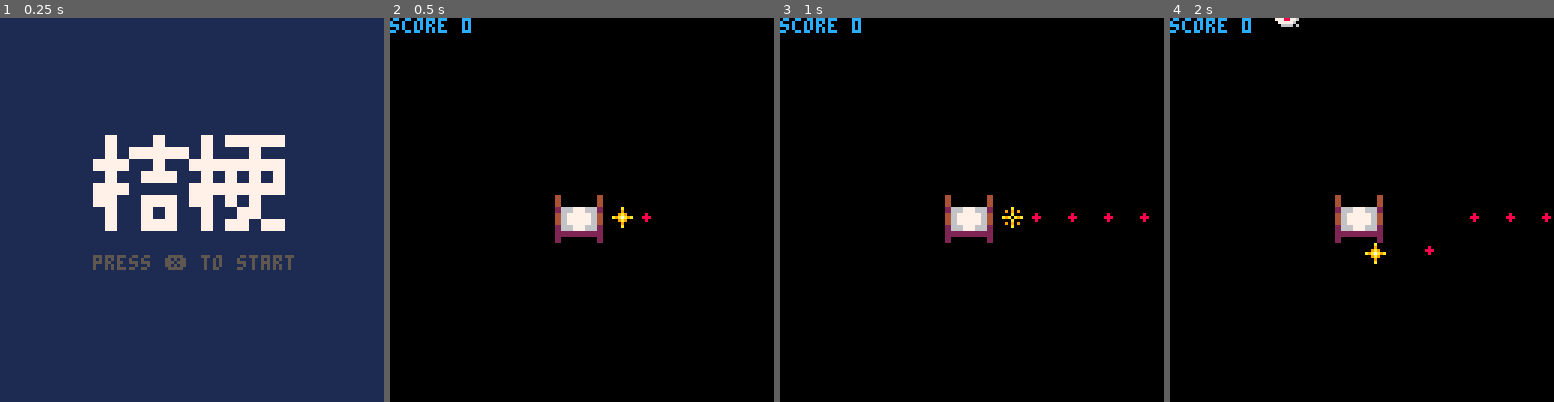
Above: before the commit, frames 1-4 (left to right).
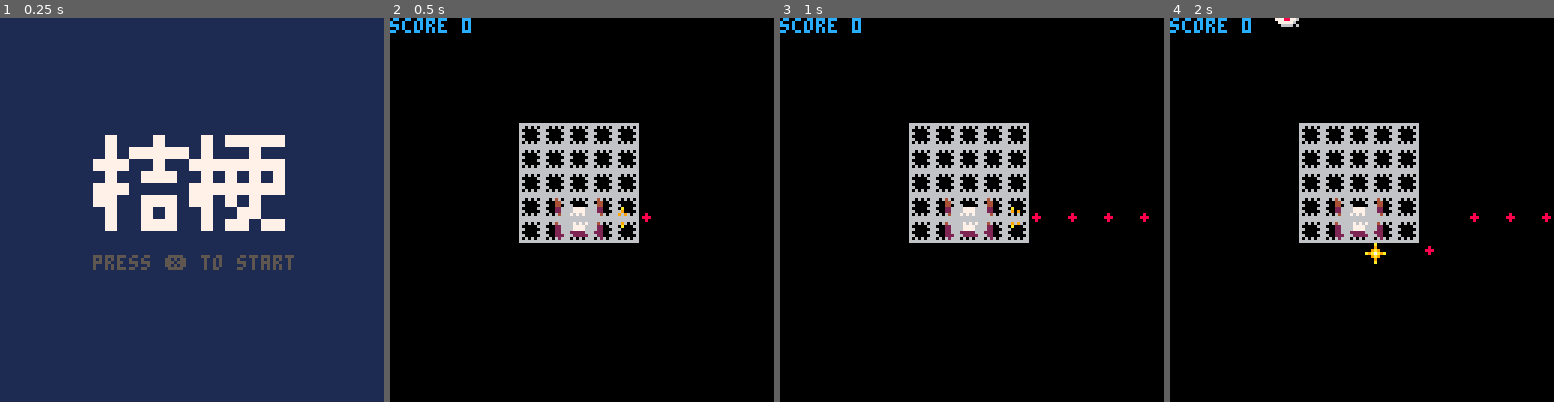
Above: after the commit, the same moments.

Repository: Myshro/pico8carts
Game: PICO-8 cartridge kikyo.p8
The game is run twice, just before and just after one commit, with the same random seed, the same clock (stepped at 60 frames per second) and the same inputs.
Inputs:
- Up to frame 1 (0.25 s): no input
- Up to frame 2 (0.5 s): tap X (X key) at 0.33 s
- Up to frame 3 (1 s): no input
- Up to frame 4 (2 s): tap X (X key) at 1.07, 1.85 s; hold Right from 1.6 s (still down)

Frame 1 is identical in both runs. In frame 2, 5.6% of the frame differs, in the area x 33-65%, y 27-59%; in frame 3, 5.6%; in frame 4, 5.6%.

Commit message:
remove git merge issue text

Diff:
--- a/kikyo.p8
+++ b/kikyo.p8
@@ -1,5 +1,5 @@
 pico-8 cartridge // http://www.pico-8.com
-version 41
+version 43
 __lua__
 function _init()
     center={
@@ -106,6 +106,18 @@
     -- draw bed
     sspr(32, 0, 8, 8, center.x - 8, center.y - 4, 16, 16)
 
+    -- draw tiles (5x5 box around center)
+    local tile_size = 8
+    local half = 2
+
+    for ty=-half,half do
+        for tx=-half,half do
+            local x = center.x + tx * tile_size - tile_size/2
+            local y = center.y - 8 + ty * tile_size - tile_size/2
+            sspr(56, 0, 8, 8, x, y, 8, 8)
+        end
+    end
+
     -- draw bullets
     for i=#bullets,1,-1 do
         local bul = bullets[i]
@@ -238,16 +250,15 @@
     if (b_left>a_right) return false
     return true
 end
-
 __gfx__
-00000000000a0000000a000000000000400000040077770000777700000000000000000000000000000000000000000000000000000000004400000000000044
-00000000000900000909090000000000400000040777777007777770000000000000000000000000000000000000000000000000000000004400000000000044
-00700700009a9000000a000000000000266776627777777677777776000000000000000000000000000000000000000000000000000000002266677777766622
-00077000a9a7a9a0a9a0a9a000000000467777647777777678777786000000000000000000000000000000000000000000000000000000002266777777776622
-00077000009a9000000a000000000000467777647877778677788776000000000000000000000000000000000000000000000000000000002267777777777622
-00700700000900000909090000000000266776627778877677777776000000000000000000000000000000000000000000000000000000002277777777777722
-00000000000a0000000a000000000000222222220777776007777760000000000000000000000000000000000000000000000000000000002277777777777722
-00000000000000000000000000000000200000020066660600666606000000000000000000000000000000000000000000000000000000002277777777777722
+00000000000a0000000a000000000000400000040077770000777700666666660000000000000000000000000000000000000000000000004400000000000044
+00000000000900000909090000000000400000040777777007777770660606060000000000000000000000000000000000000000000000004400000000000044
+00700700009a9000000a000000000000266776627777777677777776600000660000000000000000000000000000000000000000000000002266677777766622
+00077000a9a7a9a0a9a0a9a000000000467777647777777678777786660000060000000000000000000000000000000000000000000000002266777777776622
+00077000009a9000000a000000000000467777647877778677788776600000660000000000000000000000000000000000000000000000002267777777777622
+00700700000900000909090000000000266776627778877677777776660000060000000000000000000000000000000000000000000000002277777777777722
+00000000000a0000000a000000000000222222220777776007777760606060660000000000000000000000000000000000000000000000002277777777777722
+00000000000000000000000000000000200000020066660600666600666666660000000000000000000000000000000000000000000000002277777777777722
 00000000000000000000000000000000000000000000000000000000000000000000000000000000000000000000000000000000000000004477777777777744
 00000000000000000000000000000000000000000000000000000000000000000000000000000000000000000000000000000000000000004477777777777744
 00000000000000000000000000000000000000000000000000000000000000000000000000000000000000000000000000000000000000002267777777777622
